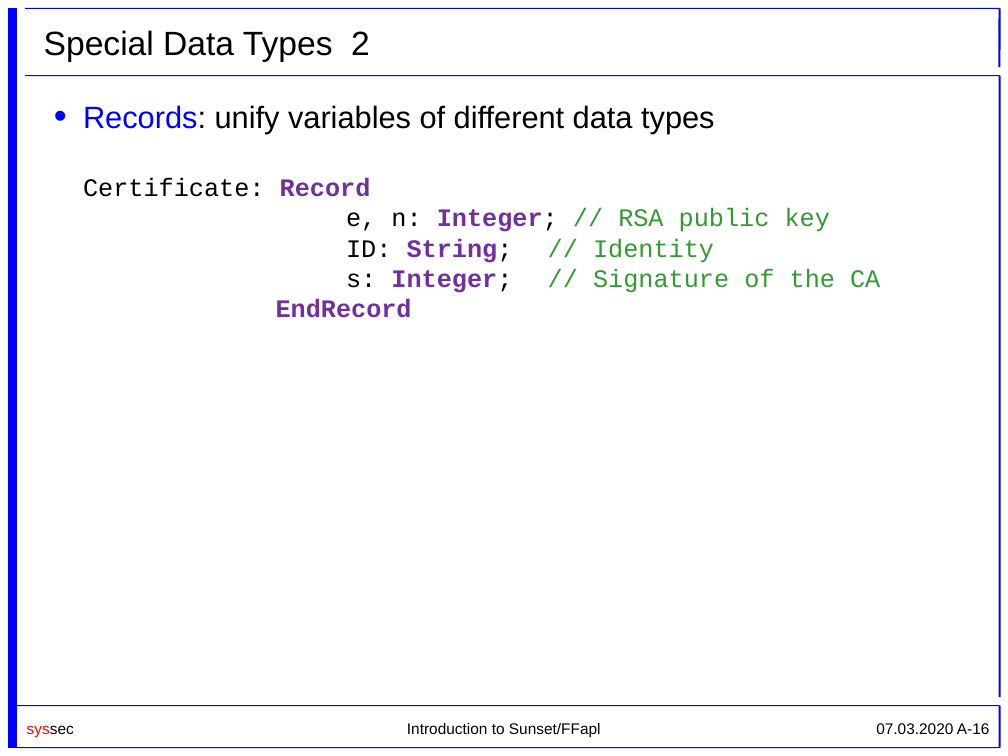
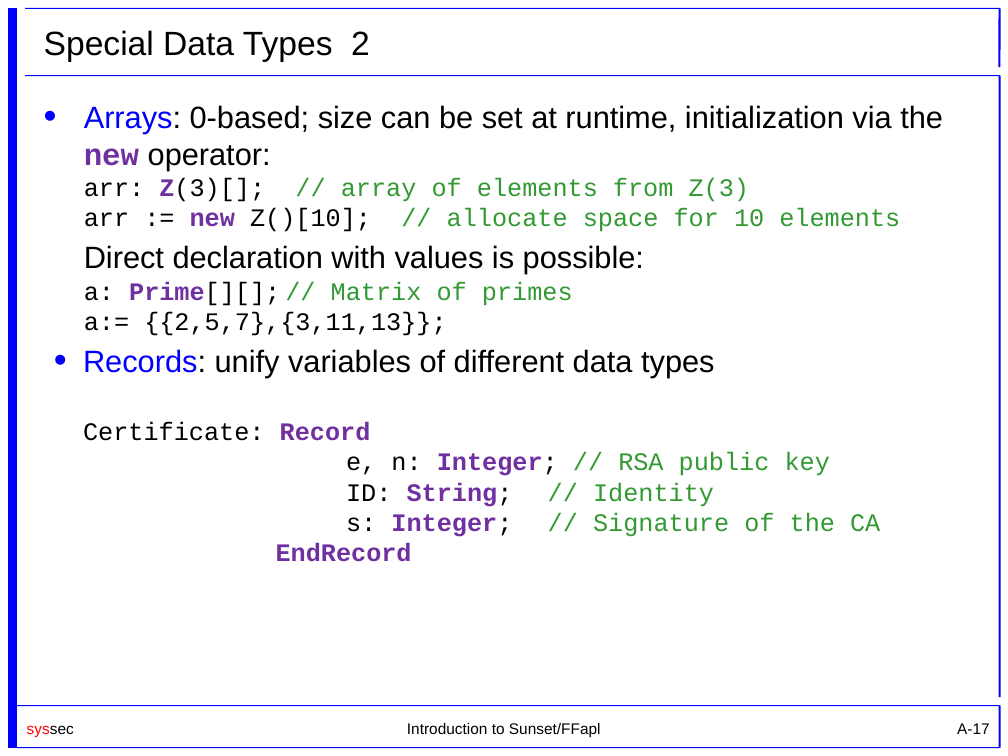
Before and after one commit to cryptool-org/cryptobrief, a slide deck: slide 17 of manual (drafts)/Sunset_Slides_UniKlu.pptx (slide 16 before the commit). Drawn at 1008x756 pixels with LibreOffice and Linux fonts; fonts in the diff are those of the drawing; background and template pictures are left out. Boxes give left, top, right and bottom in pixels: in the first picture for what was removed or moved away, otherwise in the second. Text is boxed around its words. In the diff, an @@ line names an element or a change of style, - is before the commit and + after.

```diff
--- a/manual (drafts)/Sunset_Slides_UniKlu.pptx
+++ b/manual (drafts)/Sunset_Slides_UniKlu.pptx
@@ text at <box>84,105,943,336</box>: paragraphs added @@
+• Arrays: 0-based; size can be set at runtime, initialization via the new operator:
+  arr: Z(3)[]; // array of elements from Z(3)
+  arr := new Z()[10]; // allocate space for 10 elements
+Direct declaration with values is possible:
+a: Prime[][]; // Matrix of primes
+a:= {{2,5,7},{3,11,13}};
@@ page number at <box>957,723,990,734</box>: text changed @@
-07.03.2020 A-16
+A-17
```
Also in this commit, not shown: 12 other slides changed, 10 slides added, 1 other file.
